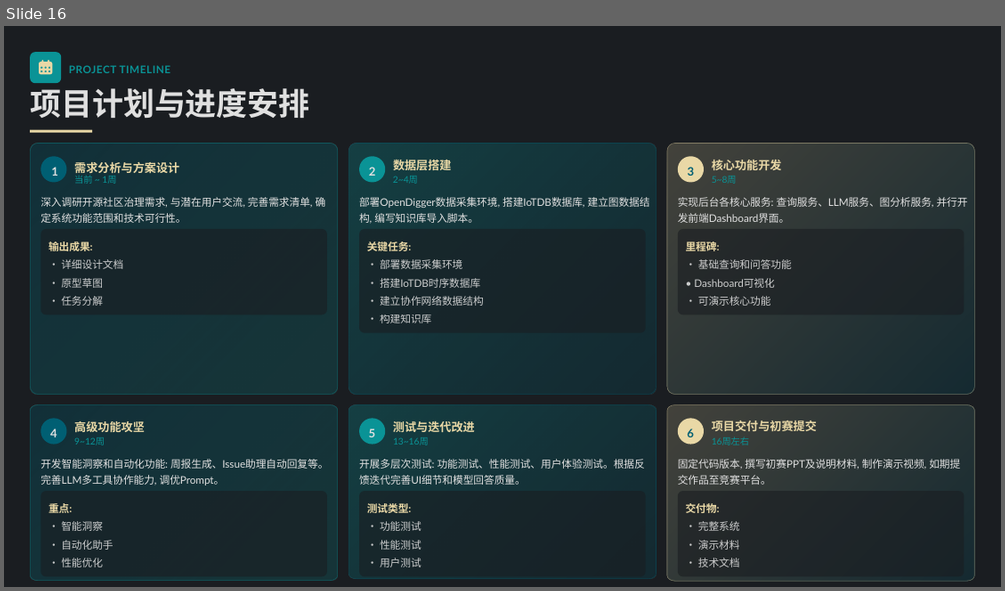
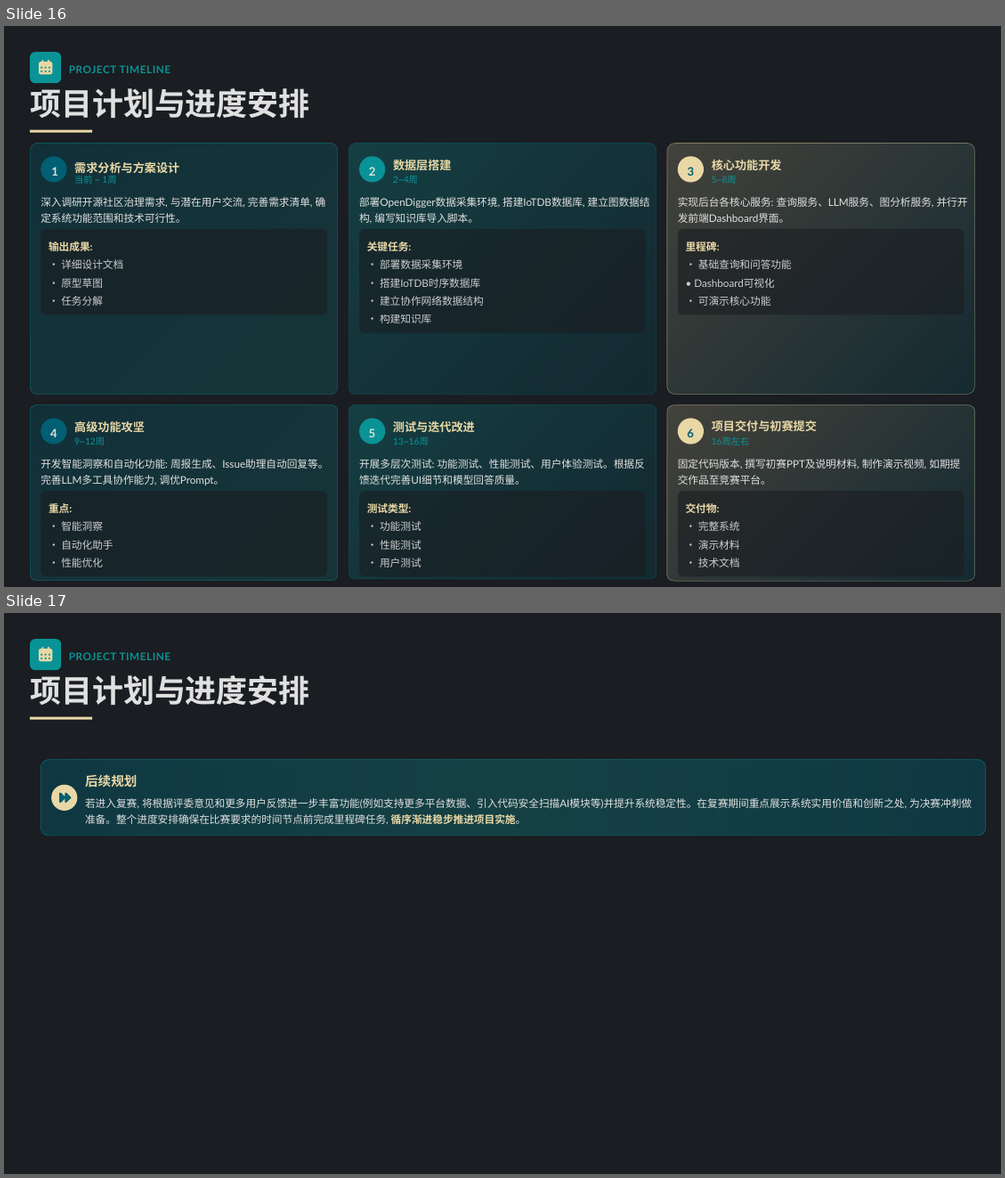
Before and after one commit to lishangye/OpenRank, a slide deck: 演示ppt/开源治理AI助手 - 项目初赛方案.pptx. Shown one above the other, each under a label of ours: slide 16 before the commit, slides 16 and 17 after it. The pictures are 1005x591 and 1005x1178 pixels, drawn with LibreOffice and Linux fonts; fonts in the diff are those of the drawing. Boxes give left, top, right and bottom in pixels: in the first picture for what was removed or moved away, otherwise in the second. Text is boxed around its words. In the diff, an @@ line names an element or a change of style, - is before the commit and + after.

```diff
--- a/演示ppt/开源治理AI助手 - 项目初赛方案.pptx
+++ b/演示ppt/开源治理AI助手 - 项目初赛方案.pptx
@@ slide 17 added at [4,613,1001,1174], background #1A1D21 @@
@@ freeform shape added at [30,639,61,670], fill #0A9396 @@
@@ freeform shape added at [39,647,52,662], fill #E9D8A6 @@
@@ text added at [69,652,171,660], 13.3 pt, text #0A9396, bold @@
+PROJECT TIMELINE
@@ text added at [30,675,310,705], 40 pt, text #E0E0E0, bold @@
+项目计划与进度安排
@@ freeform shape added at [30,717,92,720], fill #E9D8A6 @@
@@ freeform shape added at [41,760,986,835], fill gradient #005F73 to #0A9396, outline #0A9396 0.67 pt @@
@@ freeform shape added at [51,785,77,811], fill #E9D8A6 @@
@@ freeform shape added at [57,792,71,803], fill #005F73 @@
@@ text added at [85,775,137,787], 16.6 pt, text #E9D8A6, bold @@
+后续规划
@@ text added at [85,798,971,824], 13.3 pt, text #E0E0E0 @@
+若进入复赛, 将根据评委意见和更多用户反馈进一步丰富功能(例如支持更多平台数据、引入代码安全扫描AI模块等)并提升系统稳定性。在复赛期间重点展示系统实用价值和创新之处, 为决赛冲刺做准备。整个进度安排确保在比赛要求的时间节点前完成里程碑任务, 循序渐进稳步推进项目实施。
```
Also in this commit, not shown: 1 slide changed.
